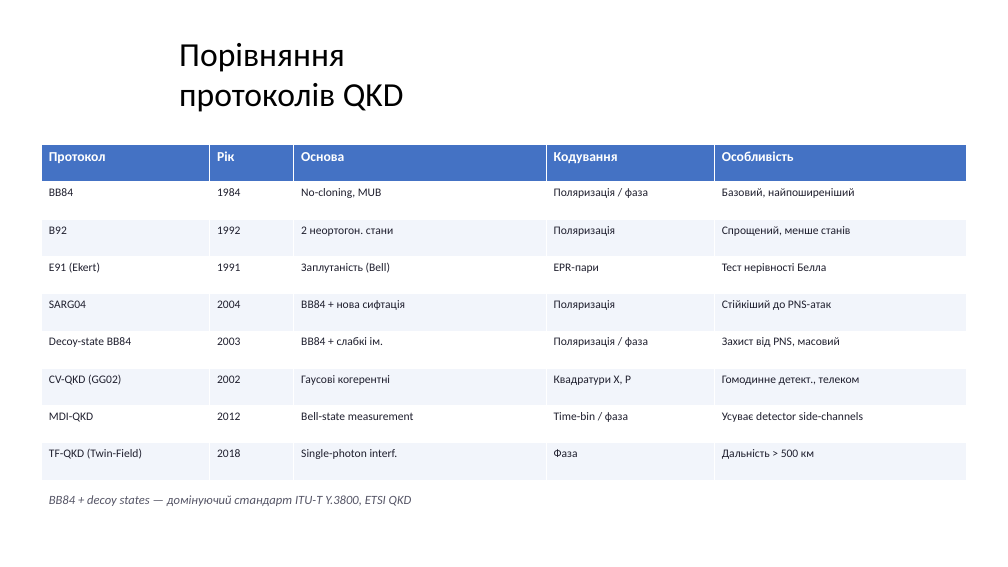
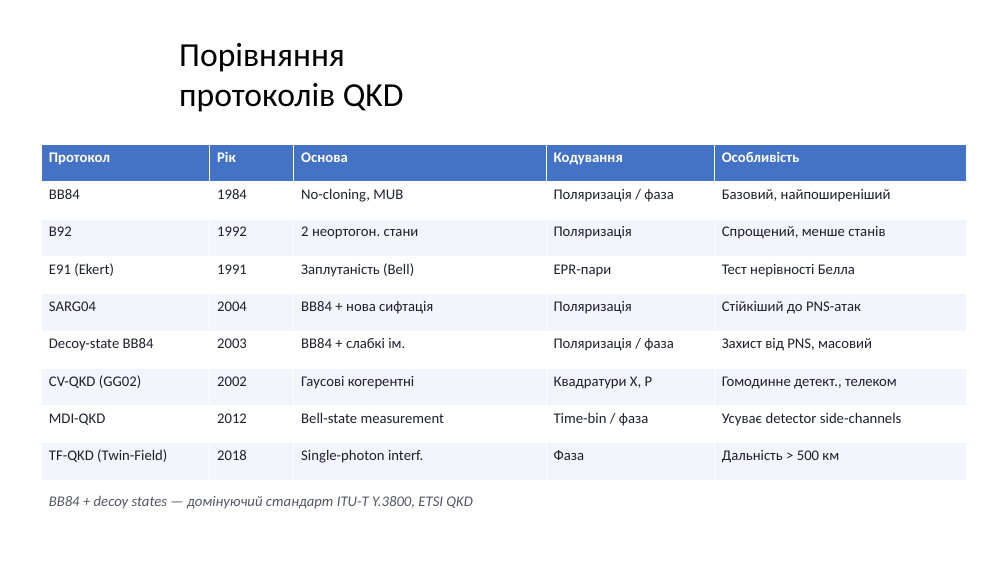
Before and after one commit to Andriykooo/ifntung-studies, a slide deck: slide 13 of Year 1/Постквантова криптографія/UA/2026/PPT/Презентація_4.pptx. Drawn at 1008x567 pixels with LibreOffice and Linux fonts; fonts in the diff are those of the drawing. Boxes give left, top, right and bottom in pixels: in the first picture for what was removed or moved away, otherwise in the second. Text is boxed around its words. In the diff, an @@ line names an element or a change of style, - is before the commit and + after.

Commit message:
feat(post-quantum-cryptography): update formatting for 4th lab

```diff
--- a/Year 1/Постквантова криптографія/UA/2026/PPT/Презентація_4.pptx
+++ b/Year 1/Постквантова криптографія/UA/2026/PPT/Презентація_4.pptx
@@ table at [42, 144, 968, 480] @@
@@ size 13 to 14 pt in "Протокол", "Рік", "Основа", "Кодування" and 1 more places @@
@@ size 11 to 14 pt @@
@@ text "BB84 + decoy states — ..." at [49, 496, 472, 509]: size 12 to 14 pt @@
```
Also in this commit, not shown: 7 other slides changed.
